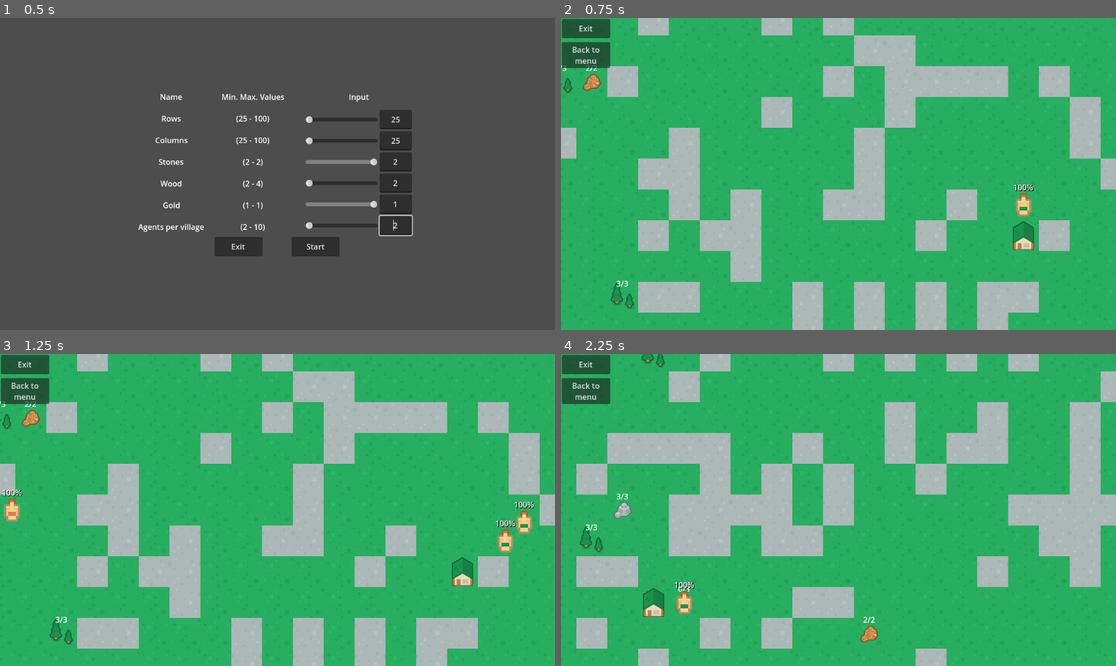
Above: before the commit, frames 1-4 (two rows, left to right).
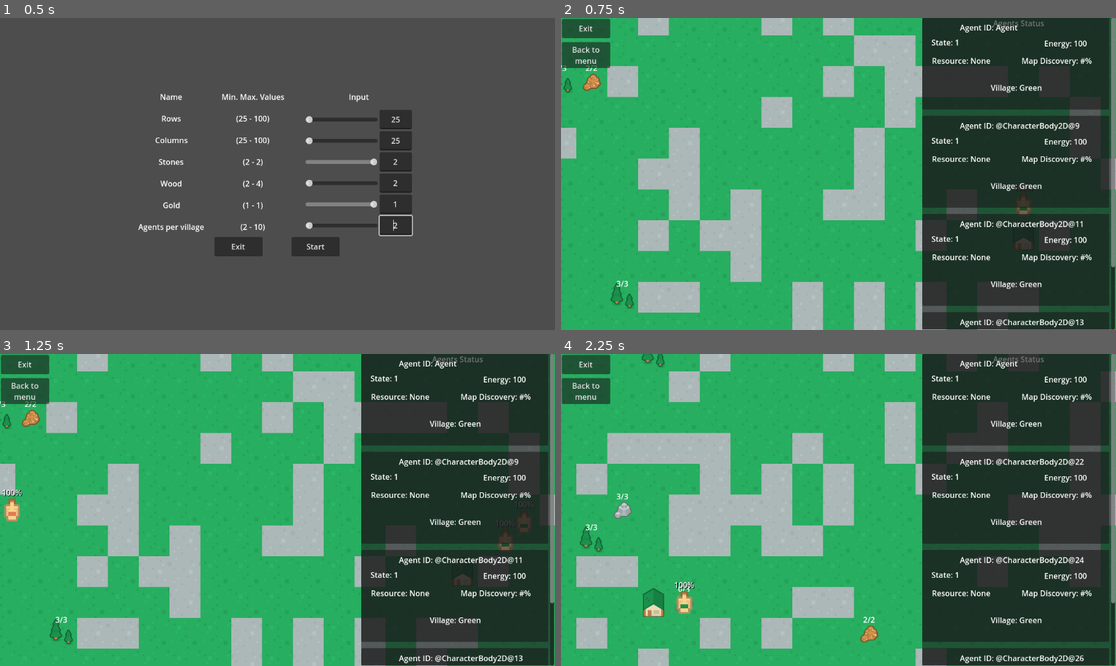
Above: after the commit, the same moments.

Repository: ApostolisSiampanis/intelligent-agents
Game: Godot game, scene res://scenes/input_screen.tscn
Two runs of this game, one before a commit and one after it. Both use one fixed random seed, a clock stepped at 60 frames per second and the inputs below.
Inputs:
- Up to frame 1 (0.5 s): no input
- Up to frame 2 (0.75 s): click "Start" at 0.5 s
- Up to frame 3 (1.25 s): no input
- Up to frame 4 (2.25 s): click "Back to menu" at 1.25 s; click "Start" at 2 s

Frame 1 is identical in both runs. In frame 2, 35% of the frame differs, in the area x 65-100%, y 0-100%; in frame 3, 35%; in frame 4, 35%.

Commit message:
create the basic layout of the agents panel info

Diff:
--- /dev/null
+++ b/scenes/info_card.gd
@@ -0,0 +1,29 @@
+extends Node2D
+
+var agent: Node
+
+@onready var label_agent_id = %LabelAgentID
+@onready var label_agent_village = %LabelAgentVillage
+@onready var label_state = %LabelState
+@onready var label_energy = %LabelEnergy
+@onready var label_resource = %LabelResource
+@onready var label_map_discovery = %LabelMapDiscovery
+
+
+func _on_ready():
+	update_info()
+
+func _on_timer_timeout():
+	update_info()
+
+func update_info():
+	if agent != null:
+		label_agent_id.text = "Agent ID: " + str(agent.get_name())
+		label_agent_village.text = "Village: " + str(agent.village_type)
+		label_state.text = "State: " + str(agent.current_state)
+		label_energy.text = "Energy: " + str(agent.energy)
+		if agent.current_carrying_resource:
+			label_resource.text = "Resource: " + str(agent.current_carrying_resource.type) + " (" + str(agent.current_carrying_resource.quantity) + ")"
+		else:
+			label_resource.text = "Resource: None"
+		#label_map_discovery.text = "Map Discovery: " + str(agent.map_discovery)
--- /dev/null
+++ b/scenes/info_card.tscn
@@ -0,0 +1,66 @@
+[gd_scene load_steps=2 format=3 uid="uid://cj80fllllmlwl"]
+
+[ext_resource type="Script" path="res://scenes/info_card.gd" id="1_wpc8v"]
+
+[node name="InfoCard" type="Node2D"]
+script = ExtResource("1_wpc8v")
+
+[node name="Panel" type="Panel" parent="."]
+offset_right = 388.0
+offset_bottom = 191.0
+
+[node name="LabelAgentID" type="Label" parent="Panel"]
+unique_name_in_owner = true
+layout_mode = 0
+offset_left = 78.0
+offset_top = 9.0
+offset_right = 211.0
+offset_bottom = 32.0
+text = "Agent ID: #"
+
+[node name="LabelAgentVillage" type="Label" parent="Panel"]
+unique_name_in_owner = true
+layout_mode = 0
+offset_left = 142.0
+offset_top = 134.0
+offset_right = 275.0
+offset_bottom = 157.0
+text = "Village: #"
+
+[node name="LabelState" type="Label" parent="Panel"]
+unique_name_in_owner = true
+layout_mode = 0
+offset_left = 19.0
+offset_top = 40.0
+offset_right = 78.0
+offset_bottom = 63.0
+text = "State: "
+
+[node name="LabelEnergy" type="Label" parent="Panel"]
+unique_name_in_owner = true
+layout_mode = 0
+offset_left = 253.0
+offset_top = 42.0
+offset_right = 325.0
+offset_bottom = 65.0
+text = "Energy: #"
+
+[node name="LabelResource" type="Label" parent="Panel"]
+unique_name_in_owner = true
+layout_mode = 0
+offset_left = 20.0
+offset_top = 78.0
+offset_right = 160.0
+offset_bottom = 101.0
+text = "Agent Resource:"
+
+[node name="LabelMapDiscovery" type="Label" parent="Panel"]
+unique_name_in_owner = true
+layout_mode = 0
+offset_left = 206.0
+offset_top = 78.0
+offset_right = 352.0
+offset_bottom = 101.0
+text = "Map Discovery: #%"
+
+[connection signal="ready" from="." to="." method="_on_ready"]
--- a/scenes/map_generator.tscn
+++ b/scenes/map_generator.tscn
@@ -49,9 +49,10 @@
 limit_smoothed = true
 script = ExtResource("3_g5pt1")
 
-[node name="CanvasLayer" type="CanvasLayer" parent="."]
+[node name="UILayer" type="CanvasLayer" parent="."]
+unique_name_in_owner = true
 
-[node name="ExitButton" type="Button" parent="CanvasLayer"]
+[node name="ExitButton" type="Button" parent="UILayer"]
 custom_minimum_size = Vector2(100, 40)
 offset_left = 2.0
 offset_top = 2.0
@@ -60,7 +61,7 @@
 text = "Exit"
 script = ExtResource("4_61sxg")
 
-[node name="MainMenuButton" type="Button" parent="CanvasLayer"]
+[node name="MainMenuButton" type="Button" parent="UILayer"]
 custom_minimum_size = Vector2(100, 40)
 offset_left = 2.0
 offset_top = 50.0
@@ -70,9 +71,46 @@
 menu"
 script = ExtResource("5_l6ovq")
 
+[node name="PanelAgentsStatus" type="Panel" parent="UILayer"]
+custom_minimum_size = Vector2(400, 0)
+anchors_preset = 11
+anchor_left = 1.0
+anchor_right = 1.0
+anchor_bottom = 1.0
+offset_left = -402.0
+offset_top = -1.0
+offset_right = -2.0
+offset_bottom = -1.0
+grow_horizontal = 0
+grow_vertical = 2
+
+[node name="LabelMenu" type="Label" parent="UILayer/PanelAgentsStatus"]
+layout_mode = 2
+offset_right = 400.0
+offset_bottom = 23.0
+text = "Agents Status"
+horizontal_alignment = 1
+
+[node name="ScrollContainer" type="ScrollContainer" parent="UILayer/PanelAgentsStatus"]
+custom_minimum_size = Vector2(400, 0)
+layout_mode = 1
+anchors_preset = 15
+anchor_right = 1.0
+anchor_bottom = 1.0
+grow_horizontal = 2
+grow_vertical = 2
+
+[node name="VBoxContainerInfoCards" type="VBoxContainer" parent="UILayer/PanelAgentsStatus/ScrollContainer"]
+unique_name_in_owner = true
+y_sort_enabled = true
+clip_contents = true
+custom_minimum_size = Vector2(400, 200)
+layout_direction = 2
+layout_mode = 2
+
 [node name="Timer" type="Timer" parent="."]
 unique_name_in_owner = true
 autostart = true
 
-[connection signal="pressed" from="CanvasLayer/ExitButton" to="CanvasLayer/ExitButton" method="_on_pressed"]
-[connection signal="pressed" from="CanvasLayer/MainMenuButton" to="CanvasLayer/MainMenuButton" method="_on_pressed"]
+[connection signal="pressed" from="UILayer/ExitButton" to="UILayer/ExitButton" method="_on_pressed"]
+[connection signal="pressed" from="UILayer/MainMenuButton" to="UILayer/MainMenuButton" method="_on_pressed"]
--- a/scripts/agent.gd
+++ b/scripts/agent.gd
@@ -13,6 +13,8 @@
 const RETURN_TO_SPAWN_ENERGY_THRESHOLD := MAX_ENERGY_LEVEL / 3
 const ENERGY_LOSS_VALUE := 1
 const ENERGY_GAIN_VALUE := 10
+
+var village_type = "Green"
 
 var current_goal_type := "stone"
 
--- a/scripts/map_generator.gd
+++ b/scripts/map_generator.gd
@@ -1,5 +1,8 @@
 extends TileMap
 
+const INFO_CARD = preload("res://scenes/info_card.tscn")
+
+@onready var v_box_container_info_cards = %VBoxContainerInfoCards
 
 @onready var timer = %Timer
 
@@ -81,9 +84,26 @@
 	# Map generation
 	generate_map(map, available_rows)
 
+	v_box_container_info_cards.set("custom_constants/separation", 10)
+
 	# Place agents into the tile map to start exploring
 	for agent in AGENTS:
 		add_child(agent)
+
+		# Create an InfoCard for the agent
+		var info_card = INFO_CARD.instantiate()
+
+		info_card.agent = agent
+		timer.connect("timeout", Callable(info_card, "_on_timer_timeout"))
+
+		# Wrap the info_card in a MarginContainer
+		var margin_container = MarginContainer.new()
+		margin_container.add_child(info_card)
+		# Add spacing (adjust the values to your preference)
+		margin_container.add_theme_constant_override("margin_bottom", 200)
+
+		v_box_container_info_cards.add_child(margin_container) # Add the margin container to the VBoxContainer
+
 
 func generate_map(map: Array, available_rows: Array) -> void:
 	"""
